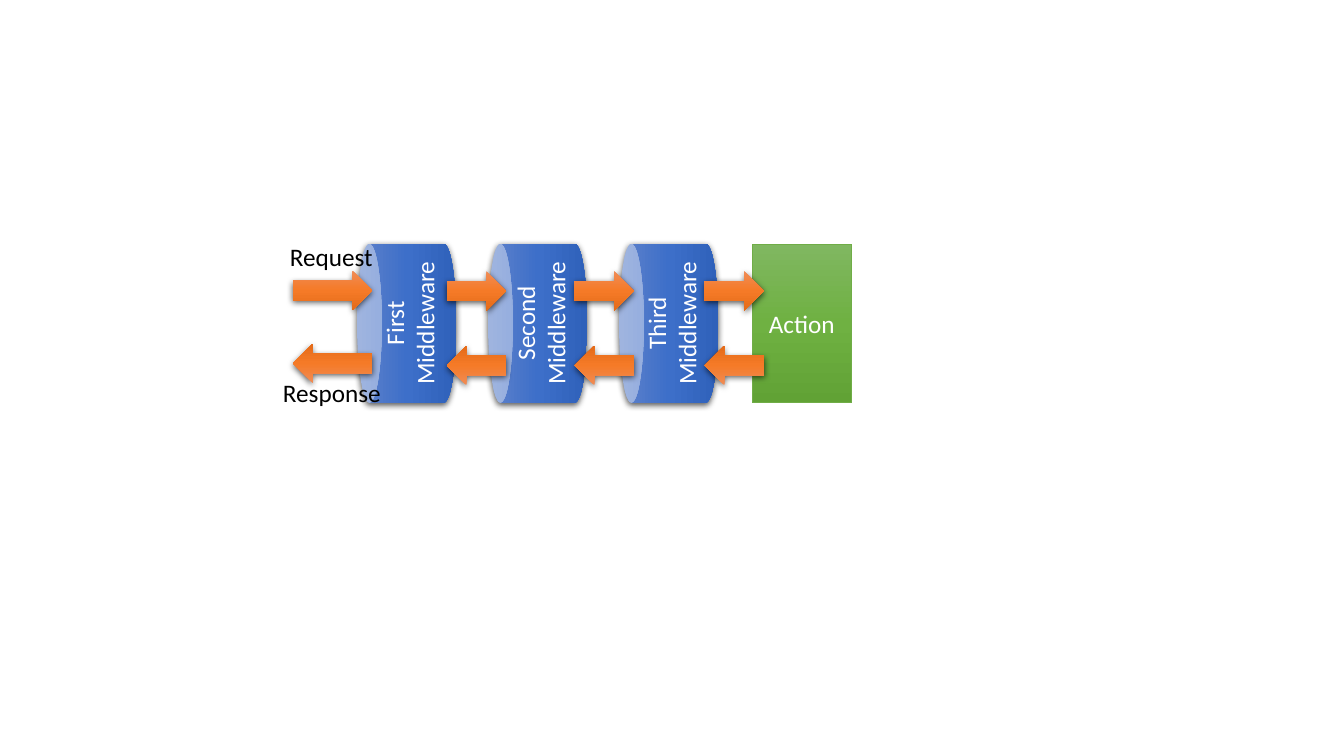
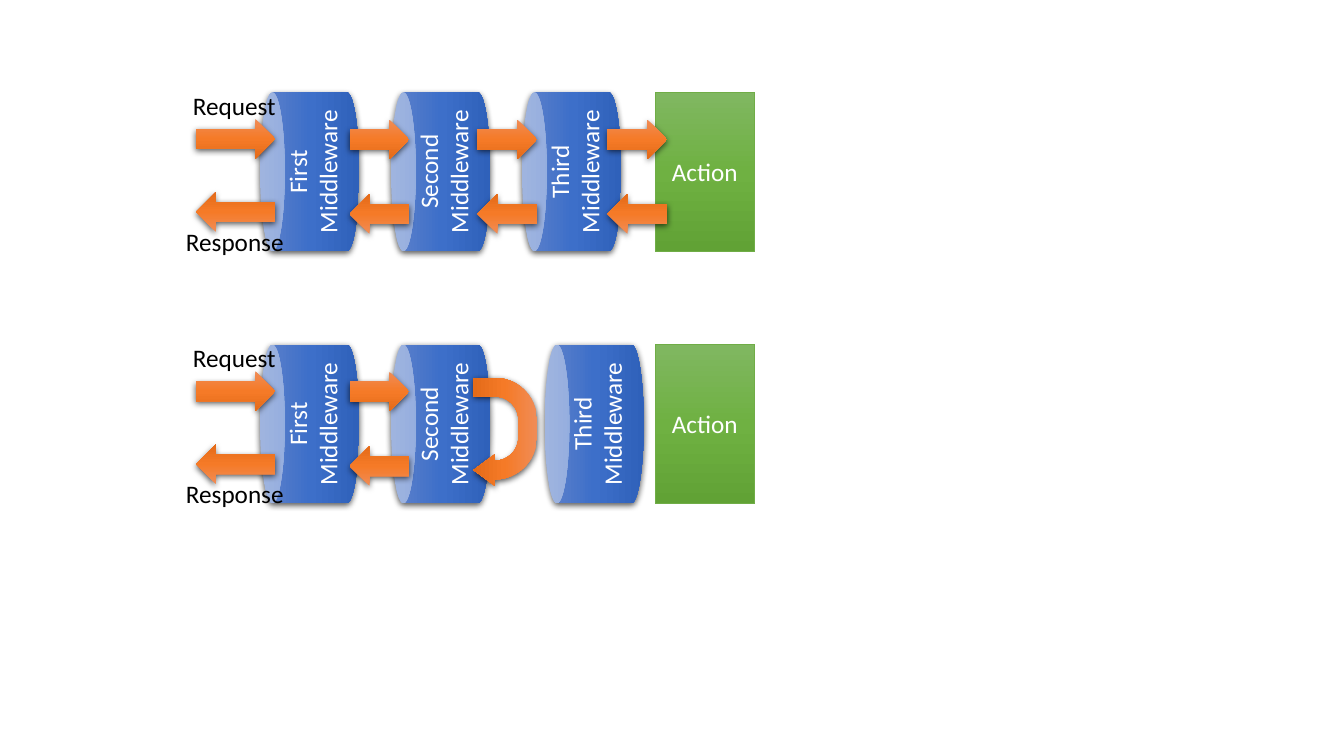
Before and after one commit to johnwu1114/blog-johnwu-cc, a slide deck: slide 5 of source/_assets/ironman.pptx. Drawn at 1344x756 pixels with LibreOffice and Linux fonts; fonts in the diff are those of the drawing. Boxes give left, top, right and bottom in pixels: in the first picture for what was removed or moved away, otherwise in the second. Text is boxed around its words. In the diff, an @@ line names an element or a change of style, - is before the commit and + after.

```diff
--- a/source/_assets/ironman.pptx
+++ b/source/_assets/ironman.pptx
@@ text "Request": place and size @@
-text "Request" at [290,246,373,273]
+text "Request" at [193,94,276,121]
@@ text "First": place and size @@
-text "First" at [380,274,441,381]
+text "First" at [283,123,344,229]
@@ cylinder: place and size @@
-cylinder at [620,243,718,402]
+cylinder at [522,92,621,251]
@@ 8 right arrows, 4 texts, 2 cylinders, 1 rectangle: place and size @@
-8 right arrows, 4 texts, 2 cylinders, 1 rectangle at [283,243,851,408]
+8 right arrows, 4 texts, 2 cylinders, 1 rectangle at [186,92,754,255]
@@ text added at [193,346,276,373], 18 pt, text #000000 @@
+Request
@@ cylinder added at [260,344,358,503], fill gradient #6183CB to #3E70CA to #3062BB @@
@@ cylinder added at [391,344,490,503], fill gradient #6183CB to #3E70CA to #3062BB @@
@@ cylinder added at [545,344,644,503], fill gradient #6183CB to #3E70CA to #3062BB @@
@@ rectangle added at [655,345,754,503], fill gradient #81B861 to #6FB242 to #62A336, outline #70AD47 0.5 pt @@
@@ right arrow added at [196,371,275,410], fill gradient #F18C57 to #F67B28 to #E56C19 @@
@@ text added at [283,375,344,482], 18 pt, text #FFFFFF @@
+First
+Middleware
@@ right arrow added at [350,372,409,411], fill gradient #F18C57 to #F67B28 to #E56C19 @@
@@ text added at [414,375,475,482], 18 pt, text #FFFFFF @@
+Second
+Middleware
@@ uturn arrow added at [474,378,537,486], fill gradient #F18C57 to #F67B28 to #E56C19 @@
@@ text added at [568,375,629,482], 18 pt, text #FFFFFF @@
+Third
+Middleware
@@ text added at [672,415,738,433], 18 pt, text #FFFFFF @@
+Action
@@ right arrow added at [196,445,275,484], fill gradient #F18C57 to #F67B28 to #E56C19 @@
@@ right arrow added at [350,447,409,486], fill gradient #F18C57 to #F67B28 to #E56C19 @@
@@ text added at [186,482,284,508], 18 pt, text #000000 @@
+Response
```
Also in this commit, not shown: 1 slide added, 6 slides removed, 13 other files.
